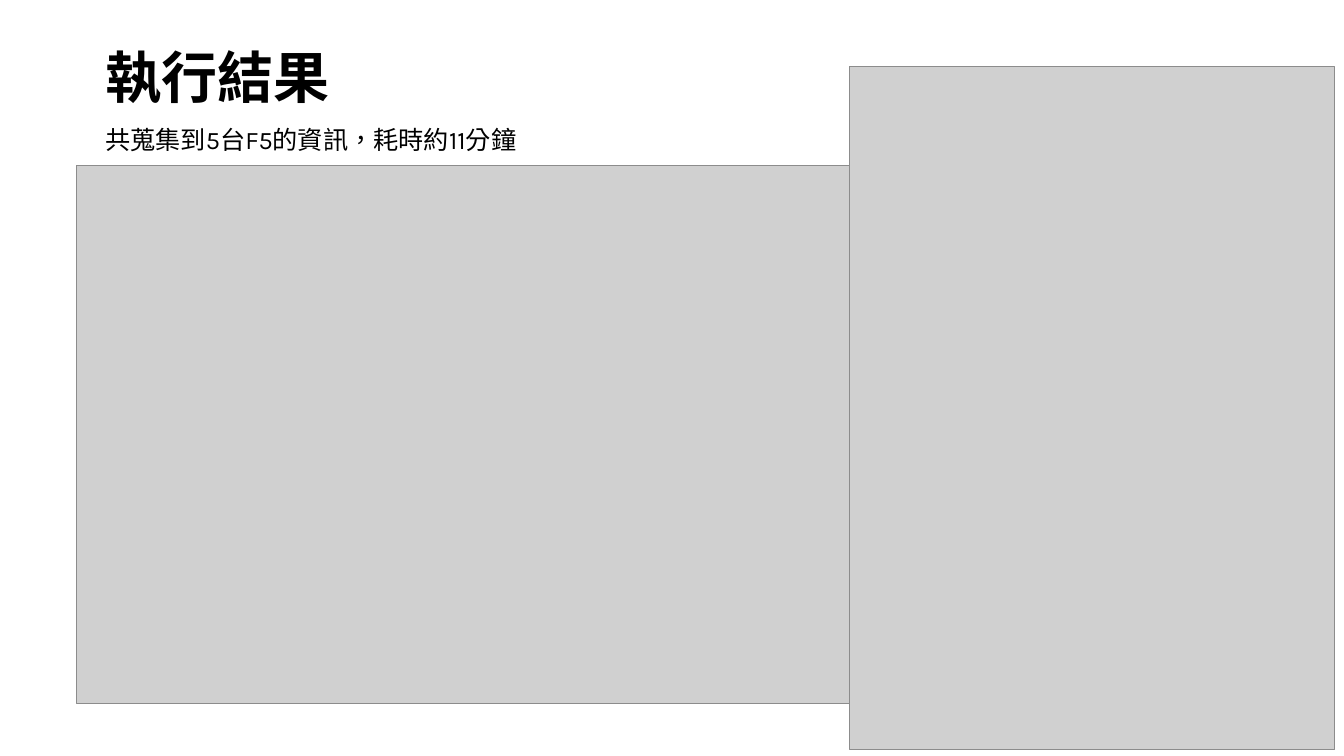
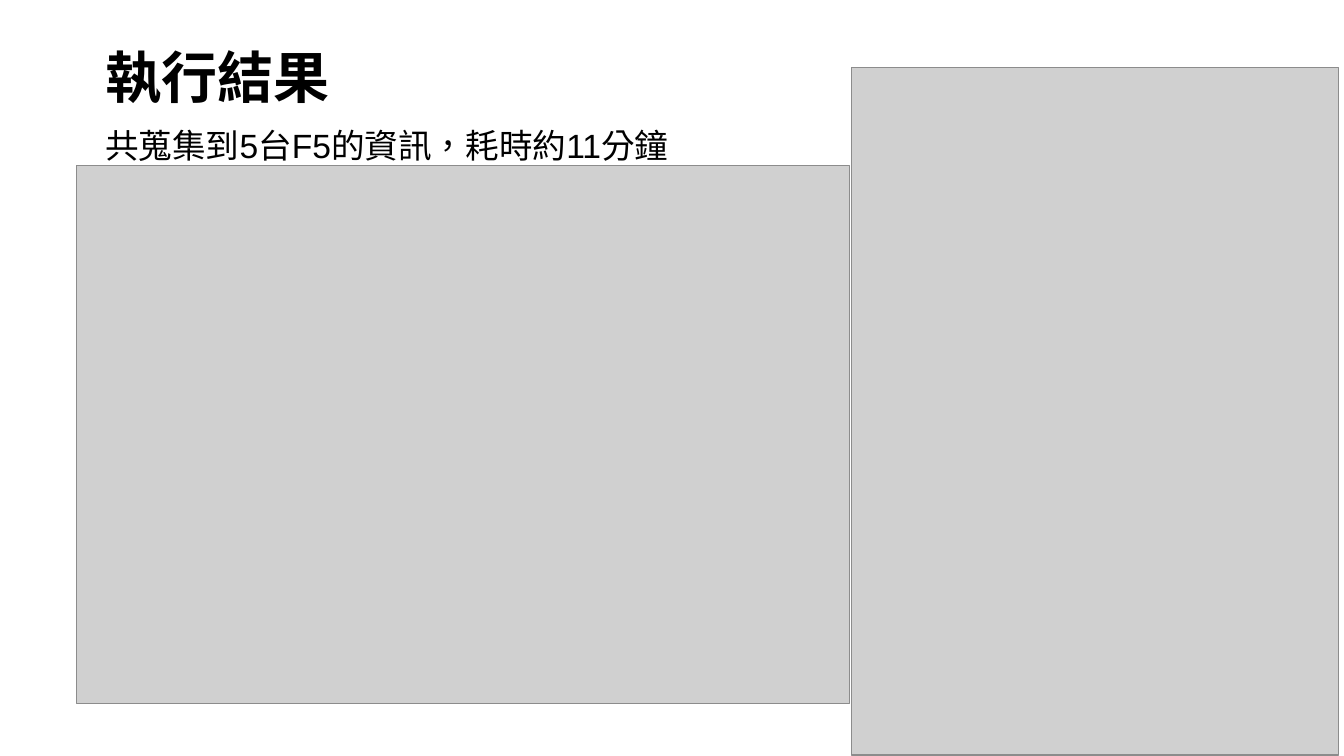
Before and after one commit to EXCurryBar/F5-SMO-selenium, a slide deck: slide 6 of Dynasafe_SMO.pptx. Drawn at 1344x756 pixels with LibreOffice and Linux fonts; fonts in the diff are those of the drawing; grey boxes stand for pictures; background and template pictures are left out. Boxes give left, top, right and bottom in pixels: in the first picture for what was removed or moved away, otherwise in the second. Text is boxed around its words. In the diff, an @@ line names an element or a change of style, - is before the commit and + after.

```diff
--- a/Dynasafe_SMO.pptx
+++ b/Dynasafe_SMO.pptx
@@ picture: place and size @@
-picture at (850,67,1335,750)
+picture at (851,68,1338,755)
@@ text "共蒐集到5台F5的資訊，耗時約11分鐘" at (105,129,668,167): size 18 to 24 pt, font Karla to Arial @@
```
Also in this commit, not shown: 2 other slides changed, 2 slides added, 2 other files.
